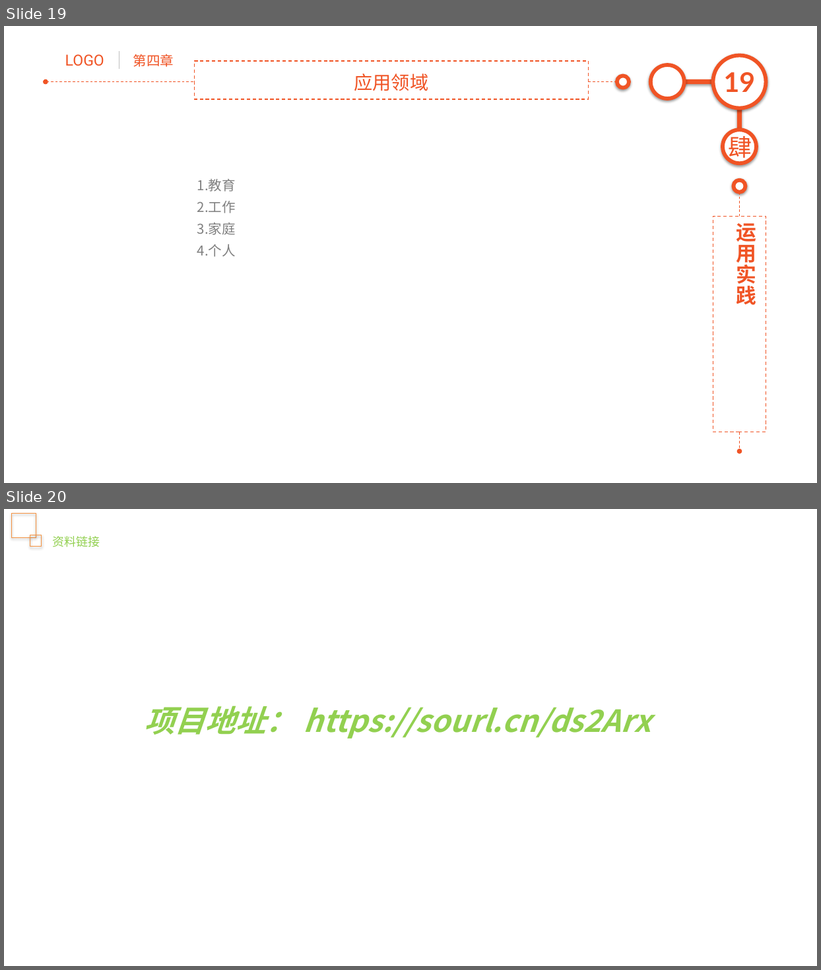
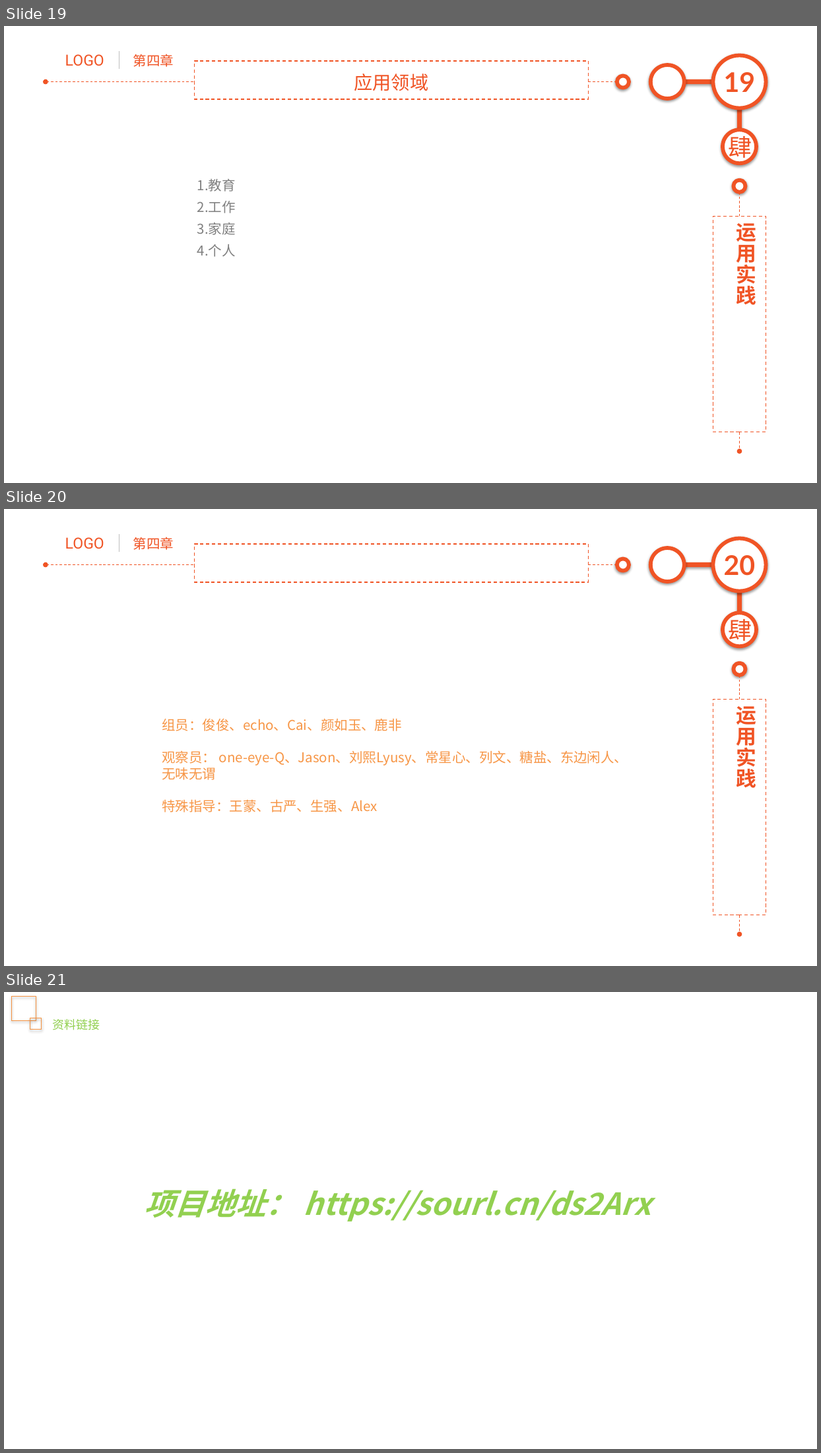
Before and after one commit to junstudys/positive-psychology, a slide deck: 积极心理学探索.pptx. Shown one above the other, each under a label of ours: slides 19 and 20 before the commit, slides 19, 20 and 21 after it. The pictures are 821x970 and 821x1453 pixels, drawn with LibreOffice and Linux fonts; fonts in the diff are those of the drawing. Boxes give left, top, right and bottom in pixels: in the first picture for what was removed or moved away, otherwise in the second. Text is boxed around its words. In the diff, an @@ line names an element or a change of style, - is before the commit and + after.

```diff
--- a/积极心理学探索.pptx
+++ b/积极心理学探索.pptx
@@ slide 20 added at <box>4,509,817,966</box>, background #FFFFFF; not listed: 15 template elements that a slide beside it also shows @@
@@ text added at <box>162,719,628,813</box>, 16 pt, text #F79646 @@
+组员：俊俊、echo、Cai、颜如玉、鹿非
+观察员： one-eye-Q、Jason、刘熙Lyusy、常星心、列文、糖盐、东边闲人、无味无谓
+特殊指导：王蒙、古严、生强、Alex
@@ what was slide 20 is now slide 21 @@
```
Also in this commit, not shown: 2 slides changed.
